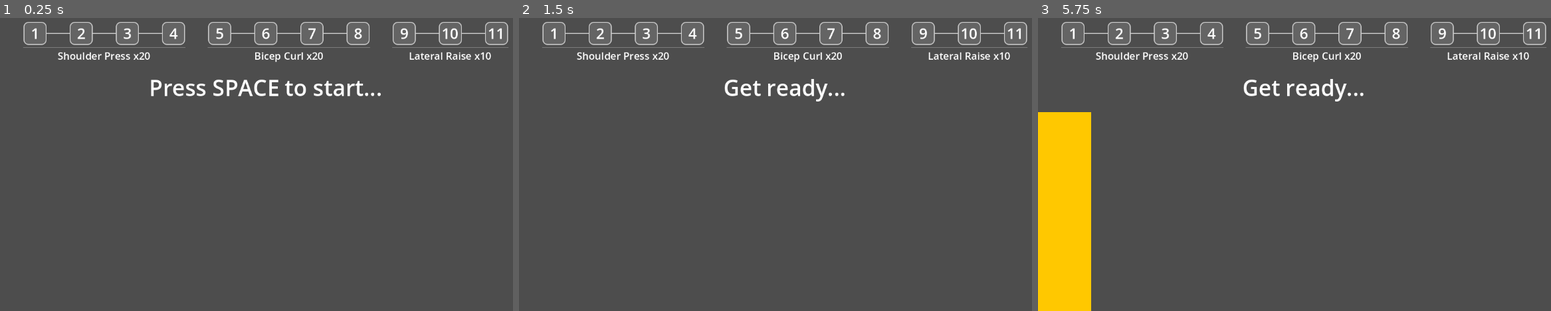
Above: before the commit, frames 1-3 (left to right).
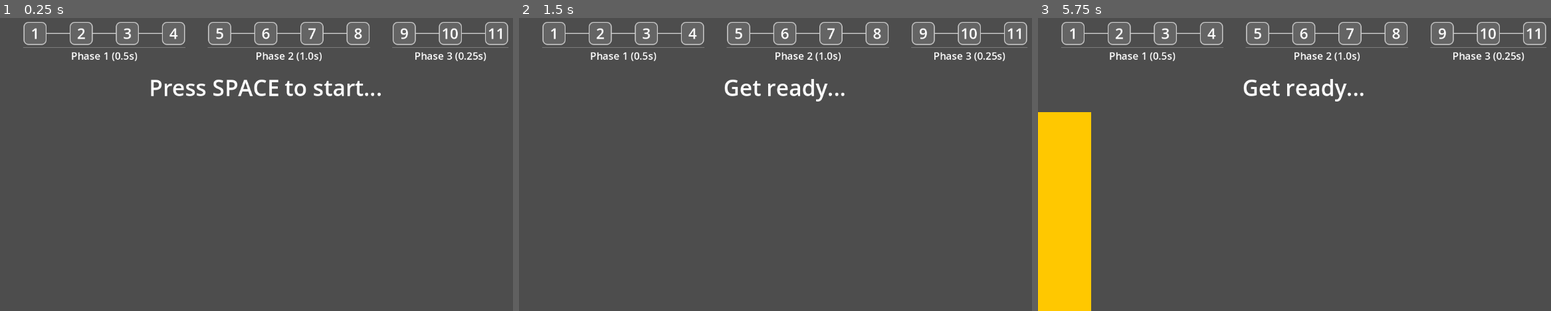
Above: after the commit, the same moments.

Repository: phrasmotica/workout-companion
Game: Godot game, scene res://scenes/app.tscn
The game is run twice, just before and just after one commit, with the same random seed, the same clock (stepped at 60 frames per second) and the same inputs.
Inputs:
- Up to frame 1 (0.25 s): no input
- Up to frame 2 (1.5 s): tap X at 0.5, 1.25 s; tap Enter (ui_accept) at 0.77 s
- Up to frame 3 (5.75 s): tap Enter (ui_accept) at 1.52, 3.02, 3.77, 4.52 s; tap X every 0.75 s from 2 to 4.25 s

The runs differ from the first frame. In frame 1, 0.7% of the frame differs, in the area x 11-96%, y 11-16%; in frame 2, 0.7%; in frame 3, 0.7%.

Commit message:
Create dedicated state machine script. Have the UI updater react to it

Diff:
--- a/data/workout_5x4_4_3_fast.tres
+++ b/data/workout_5x4_4_3_fast.tres
@@ -5,7 +5,7 @@
 
 [sub_resource type="Resource" id="Resource_ltcdg"]
 script = ExtResource("1_1wp36")
-phase_name = ""
+phase_name = "Phase 1 (0.5s)"
 sets = 4
 reps = 5
 rep_duration_seconds = 0.5
@@ -14,7 +14,7 @@
 
 [sub_resource type="Resource" id="Resource_m0ac5"]
 script = ExtResource("1_1wp36")
-phase_name = ""
+phase_name = "Phase 2 (1.0s)"
 sets = 4
 reps = 5
 rep_duration_seconds = 1.0
@@ -23,7 +23,7 @@
 
 [sub_resource type="Resource" id="Resource_cf7pe"]
 script = ExtResource("1_1wp36")
-phase_name = ""
+phase_name = "Phase 3 (0.25s)"
 sets = 3
 reps = 5
 rep_duration_seconds = 0.25
--- a/scenes/app.tscn
+++ b/scenes/app.tscn
@@ -1,27 +1,32 @@
-[gd_scene load_steps=11 format=3 uid="uid://v6tj6nloub77"]
+[gd_scene load_steps=12 format=3 uid="uid://v6tj6nloub77"]
 
 [ext_resource type="Script" uid="uid://dphjta0fnof0s" path="res://scripts/app.gd" id="1_fee65"]
 [ext_resource type="PackedScene" uid="uid://dq00nnlosn23m" path="res://scenes/key_listener.tscn" id="1_hu2qg"]
 [ext_resource type="PackedScene" uid="uid://dtajkb5vd5nal" path="res://scenes/flasher.tscn" id="1_jv4sb"]
+[ext_resource type="PackedScene" uid="uid://ctb4rt58sdbm2" path="res://scenes/state_machine.tscn" id="2_v5dbw"]
 [ext_resource type="PackedScene" uid="uid://doppi5ifrq76e" path="res://scenes/workout_provider.tscn" id="3_6qkjt"]
 [ext_resource type="PackedScene" uid="uid://jw8x56hddkq3" path="res://scenes/countdown.tscn" id="3_uvl1u"]
-[ext_resource type="Resource" uid="uid://id0d6a0oidty" path="res://data/workout_20x4_4_3.tres" id="3_v5dbw"]
 [ext_resource type="PackedScene" uid="uid://b0h80wacfkk0t" path="res://scenes/phase_counter.tscn" id="4_jv7dx"]
 [ext_resource type="PackedScene" uid="uid://c3ny8dq1xas7h" path="res://scenes/status_message.tscn" id="4_k6d74"]
+[ext_resource type="Resource" uid="uid://cns2711n2wt83" path="res://data/workout_5x4_4_3_fast.tres" id="4_ltcdg"]
 [ext_resource type="PackedScene" uid="uid://cpcr2u4jlkqua" path="res://scenes/rep_counter.tscn" id="5_ljqyw"]
 [ext_resource type="PackedScene" uid="uid://bxlcd48aoqnro" path="res://scenes/ui_updater.tscn" id="6_ltcdg"]
 
-[node name="App" type="Node2D" node_paths=PackedStringArray("workout_provider", "ui_updater")]
+[node name="App" type="Node2D" node_paths=PackedStringArray("workout_provider", "state_machine", "ui_updater")]
 script = ExtResource("1_fee65")
 workout_provider = NodePath("WorkoutProvider")
+state_machine = NodePath("StateMachine")
 ui_updater = NodePath("UIUpdater")
 
+[node name="StateMachine" parent="." instance=ExtResource("2_v5dbw")]
+
 [node name="WorkoutProvider" parent="." instance=ExtResource("3_6qkjt")]
-workout = ExtResource("3_v5dbw")
+workout = ExtResource("4_ltcdg")
 
 [node name="KeyListener" parent="." instance=ExtResource("1_hu2qg")]
 
-[node name="UIUpdater" parent="." node_paths=PackedStringArray("phase_counter", "status_message", "rep_counter", "countdown", "pause_countdown", "flasher") instance=ExtResource("6_ltcdg")]
+[node name="UIUpdater" parent="." node_paths=PackedStringArray("state_machine", "phase_counter", "status_message", "rep_counter", "countdown", "pause_countdown", "flasher") instance=ExtResource("6_ltcdg")]
+state_machine = NodePath("../StateMachine")
 phase_counter = NodePath("../MarginContainer/VBoxContainer/PhaseCounter")
 status_message = NodePath("../MarginContainer/VBoxContainer/StatusMessage")
 rep_counter = NodePath("../MarginContainer/VBoxContainer/RepCounter")
@@ -48,6 +53,7 @@
 [node name="RepCounter" parent="MarginContainer/VBoxContainer" instance=ExtResource("5_ljqyw")]
 visible = false
 layout_mode = 2
+max_count = 5
 
 [node name="MarginContainer" type="MarginContainer" parent="MarginContainer/VBoxContainer"]
 layout_mode = 2
@@ -64,14 +70,15 @@
 unique_name_in_owner = true
 visible = false
 layout_mode = 2
-max_value = 60.0
+max_value = 2.0
 value = 0.0
-duration_seconds = 60
+duration_seconds = 2
 
 [node name="Flasher" parent="MarginContainer/VBoxContainer/MarginContainer" instance=ExtResource("1_jv4sb")]
 unique_name_in_owner = true
 visible = false
 layout_mode = 2
+wait_time_seconds = 0.5
 
 [connection signal="pressed_start" from="KeyListener" to="." method="_on_key_listener_pressed_start"]
 [connection signal="cancelled" from="MarginContainer/VBoxContainer/MarginContainer/Countdown" to="." method="_on_countdown_cancelled"]
--- /dev/null
+++ b/scenes/state_machine.tscn
@@ -0,0 +1,6 @@
+[gd_scene load_steps=2 format=3 uid="uid://ctb4rt58sdbm2"]
+
+[ext_resource type="Script" uid="uid://crtvvj2jm2dhu" path="res://scripts/state_machine.gd" id="1_nj0rb"]
+
+[node name="StateMachine" type="Node"]
+script = ExtResource("1_nj0rb")
--- a/scripts/app.gd
+++ b/scripts/app.gd
@@ -15,17 +15,19 @@
 		_refresh()
 
 @export
+var state_machine: StateMachine
+
+@export
 var ui_updater: UIUpdater
 
-# HIGH: move all of the state-machine transitions into a dedicated script that
-# emits signals when the transitions happen. Then react to those signals in
-# this script.
-
+# HIGH: do all the phase/set/reps counting in a separate script. Have the UI
+# updater react to signals from that script
 var _current_phase := -1
 var _sets_remaining := 0
 var _reps_remaining := 0
 
 func _ready() -> void:
+	assert(state_machine)
 	assert(ui_updater)
 
 func _handle_workout_changed(_workout: Workout) -> void:
@@ -51,25 +53,25 @@
 	var phase := workout_provider.get_phase(_current_phase)
 	_sets_remaining = phase.sets
 
-	ui_updater.to_countdown()
+	state_machine.to_countdown()
 
 func to_in_progress() -> void:
 	var phase := workout_provider.get_phase(_current_phase)
 	_reps_remaining = phase.reps
 
-	ui_updater.to_in_progress()
+	state_machine.to_in_progress()
 
 func to_pausing() -> void:
 	var phase := workout_provider.get_phase(_current_phase)
 
 	print("Pausing for %d second(s)" % phase.pause_duration_seconds)
 
-	ui_updater.to_pausing(phase.pause_duration_seconds)
+	state_machine.to_pausing(phase.pause_duration_seconds)
 
 func to_ready() -> void:
 	print("Stopping")
 
-	ui_updater.to_ready()
+	state_machine.to_ready()
 
 func _on_flasher_flashed() -> void:
 	if _reps_remaining <= 0:
--- /dev/null
+++ b/scripts/state_machine.gd
@@ -0,0 +1,32 @@
+@tool
+class_name StateMachine extends Node
+
+enum State { READY, COUNTDOWN, IN_PROGRESS, PAUSING }
+
+@export
+var state := State.READY
+
+signal entered_ready
+signal entered_countdown
+signal entered_in_progress
+signal entered_pausing(duration_seconds: float)
+
+func to_ready() -> void:
+	state = State.READY
+
+	entered_ready.emit()
+
+func to_countdown() -> void:
+	state = State.COUNTDOWN
+
+	entered_countdown.emit()
+
+func to_in_progress() -> void:
+	state = State.IN_PROGRESS
+
+	entered_in_progress.emit()
+
+func to_pausing(duration_seconds: float) -> void:
+	state = State.PAUSING
+
+	entered_pausing.emit(duration_seconds)
--- a/scripts/ui_updater.gd
+++ b/scripts/ui_updater.gd
@@ -1,5 +1,10 @@
 @tool
 class_name UIUpdater extends Node
+
+@export
+var state_machine: StateMachine
+
+@export_group("UI Controls")
 
 @export
 var phase_counter: PhaseCounter
@@ -18,6 +23,13 @@
 
 @export
 var flasher: Flasher
+
+func _ready() -> void:
+	if state_machine:
+		state_machine.entered_countdown.connect(to_countdown)
+		state_machine.entered_in_progress.connect(to_in_progress)
+		state_machine.entered_pausing.connect(to_pausing)
+		state_machine.entered_ready.connect(to_ready)
 
 func inject_phase(phase: WorkoutPhase) -> void:
 	if rep_counter:
Not shown, added: scripts/state_machine.gd.uid
